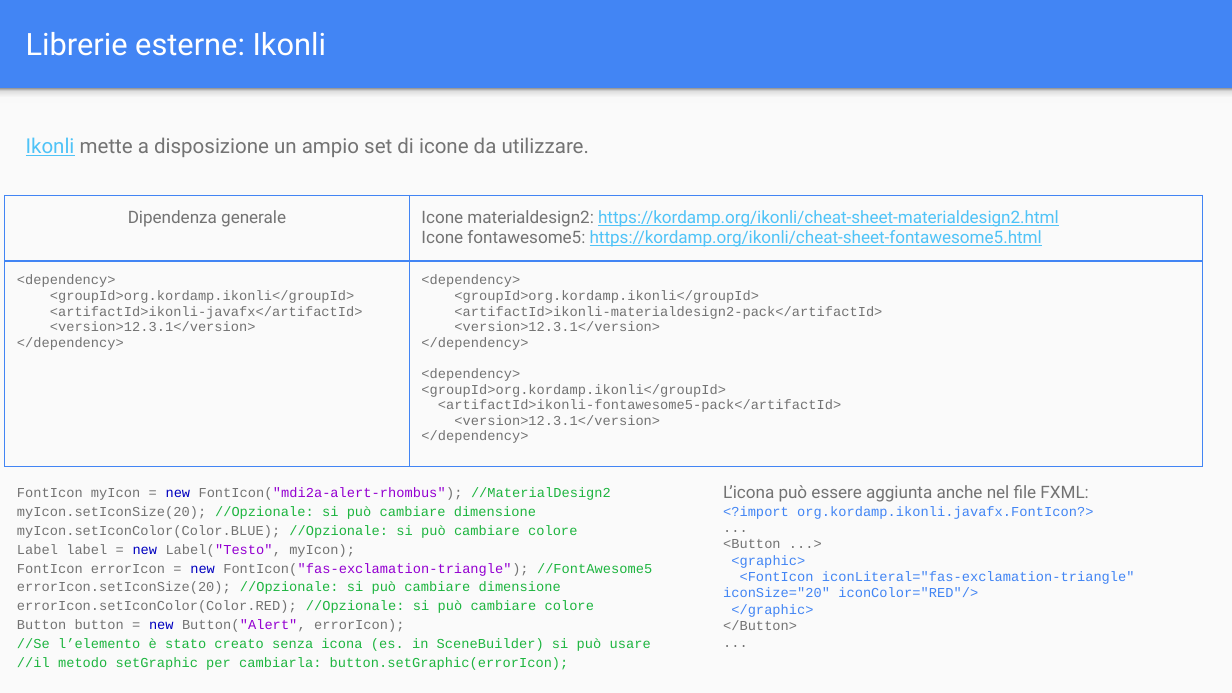
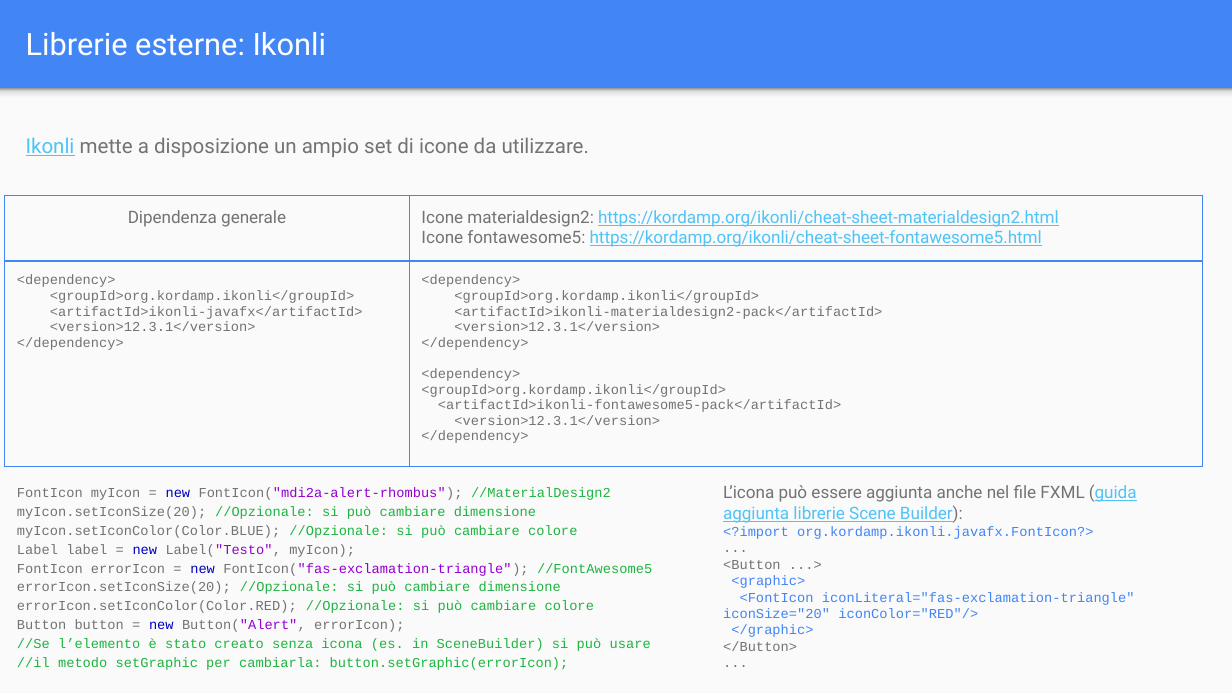
Before and after one commit to Rhaegal222/User-Interface-Design, a slide deck: slide 96 of Slides/2 - Interfacce Utente/02 - Interfacce Utente - Swing e JavaFX.pptx. Drawn at 1232x693 pixels with LibreOffice and Linux fonts; fonts in the diff are those of the drawing. Boxes give left, top, right and bottom in pixels: in the first picture for what was removed or moved away, otherwise in the second. Text is boxed around its words. In the diff, an @@ line names an element or a change of style, - is before the commit and + after.

```diff
--- a/Slides/2 - Interfacce Utente/02 - Interfacce Utente - Swing e JavaFX.pptx
+++ b/Slides/2 - Interfacce Utente/02 - Interfacce Utente - Swing e JavaFX.pptx
@@ text at [723,484,1137,523]: text changed @@
-L’icona può essere aggiunta anche nel file FXML:
+L’icona può essere aggiunta anche nel file FXML (guida aggiunta librerie Scene Builder):
```
Also in this commit, not shown: 10 other slides changed, 35 other files.
